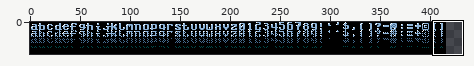
One commit to this sprite sheet: outline_intro/res/childwrite_8x8.png. Above: a wide view before the commit, with the close-up outlined.
Close-up. Old version:
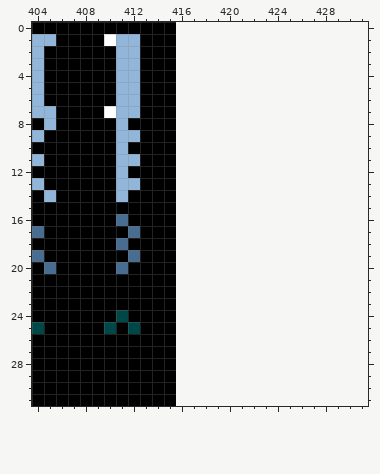
The file is 416x32 pixels. Shown: x 404..431, y 0..31. The old version is drawn lined up with the new one, on the new canvas.
After the commit:
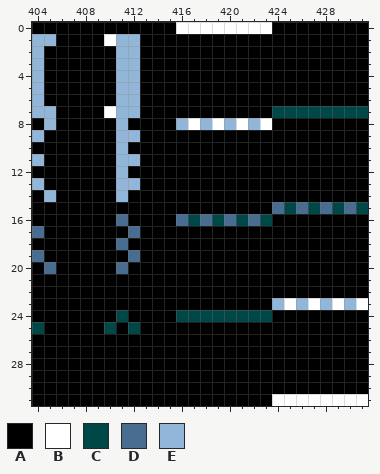
Palette (. is transparent): A #000000  B #ffffff  C #004848  D #486d91  E #91b6da
Change:
canvas 416x32 -> 432x32
y 0: x 416..431 ................ -> BBBBBBBBAAAAAAAA
y 1..6: x 416..431 ................ -> AAAAAAAAAAAAAAAA
y 7: x 416..431 ................ -> AAAAAAAACCCCCCCC
y 8: x 416..431 ................ -> EBEBEBEBAAAAAAAA
y 9..14: x 416..431 ................ -> AAAAAAAAAAAAAAAA
y 15: x 416..431 ................ -> AAAAAAAADCDCDCDC
y 16: x 416..431 ................ -> DCDCDCDCAAAAAAAA
y 17..22: x 416..431 ................ -> AAAAAAAAAAAAAAAA
y 23: x 416..431 ................ -> AAAAAAAAEBEBEBEB
y 24: x 416..431 ................ -> CCCCCCCCAAAAAAAA
y 25..30: x 416..431 ................ -> AAAAAAAAAAAAAAAA
y 31: x 416..431 ................ -> AAAAAAAABBBBBBBB
Where, in picture pixels (left, top, right, bottom), the same in both close-ups:
added: (176, 22, 368, 406)
